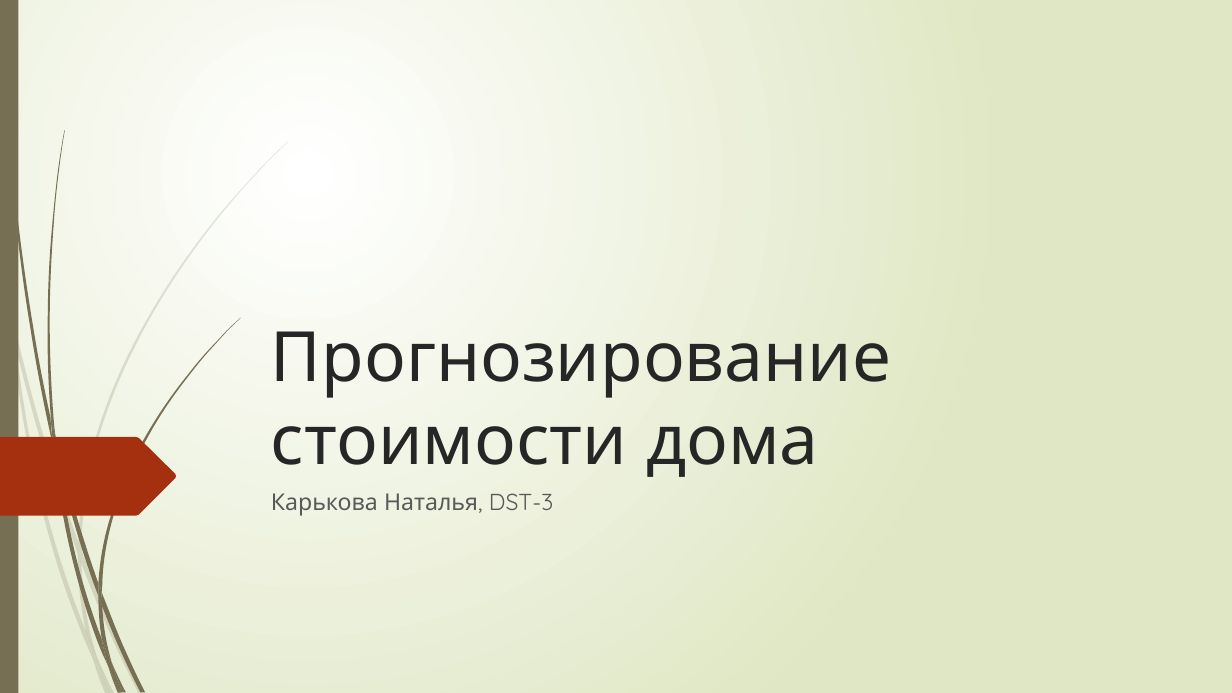
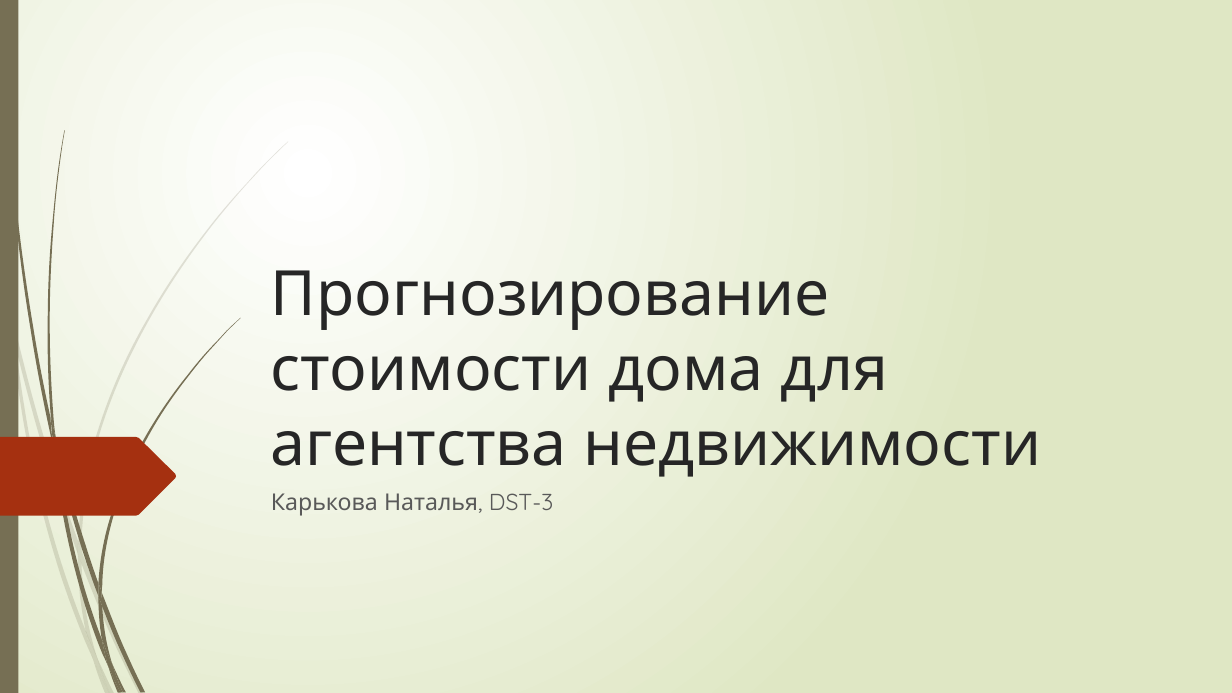
Before and after one commit to tashikk/SF_final_work, a slide deck: slide 1 of Прогнозирование стоимости дома.pptx. Drawn at 1232x693 pixels with LibreOffice and Linux fonts; fonts in the diff are those of the drawing. Boxes give left, top, right and bottom in pixels: in the first picture for what was removed or moved away, otherwise in the second. Text is boxed around its words. In the diff, an @@ line names an element or a change of style, - is before the commit and + after.

```diff
--- a/Прогнозирование стоимости дома.pptx
+++ b/Прогнозирование стоимости дома.pptx
@@ title at (271, 270, 1042, 477): text changed; size 54 to 48.6 pt @@
-Прогнозирование стоимости дома
+Прогнозирование стоимости дома для агентства недвижимости
```
Also in this commit, not shown: 1 other slide changed, 5 slides added, 7 slides removed.
